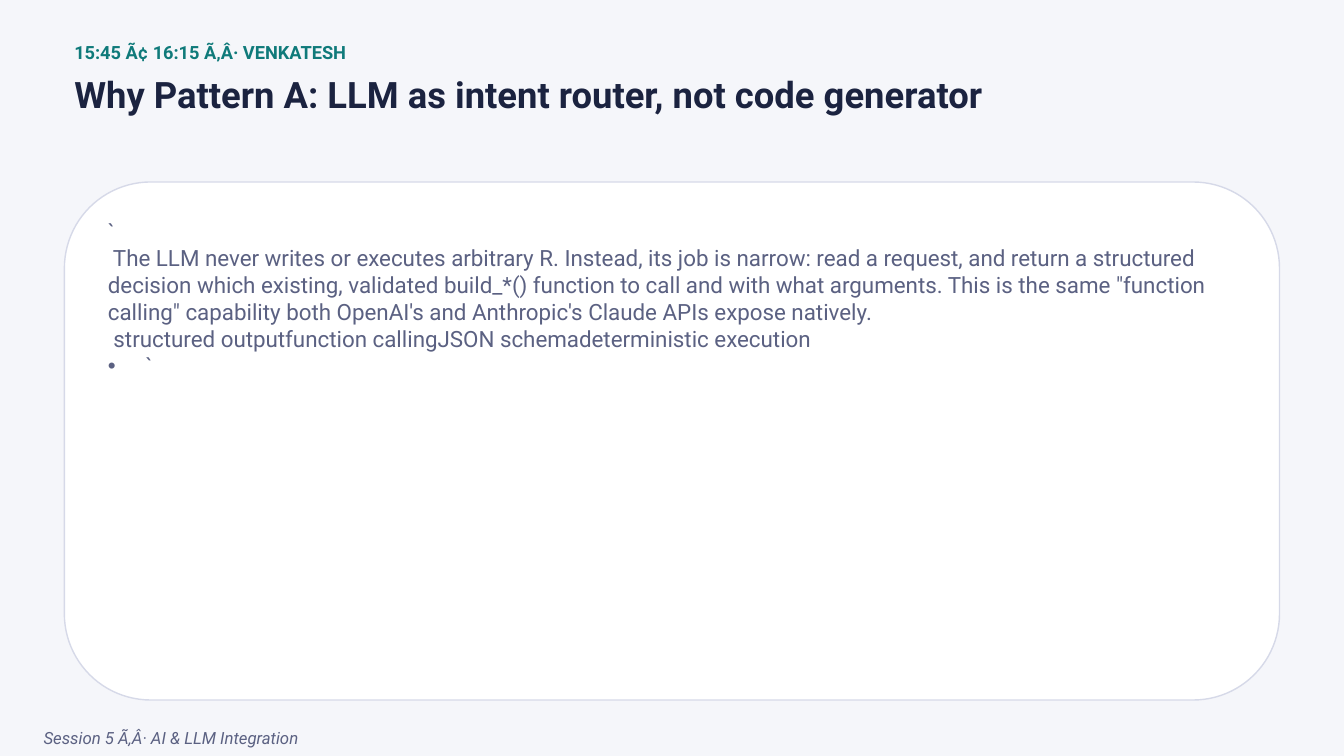
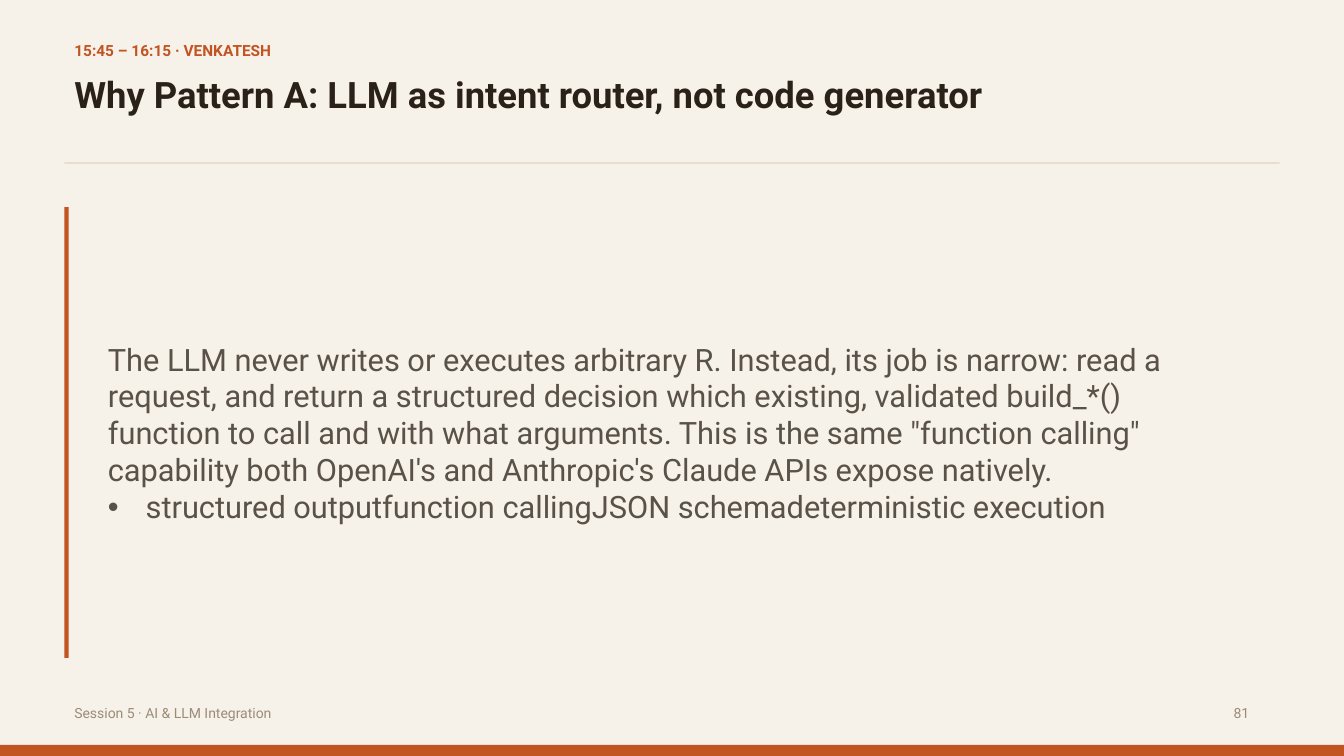
Before and after one commit to itsmdivakaran/IASCT-RShiny-Workshop, a slide deck: slide 80 of IASCT_Shiny_Workshop.pptx (slide 81 before the commit). Drawn at 1344x756 pixels with LibreOffice and Linux fonts; fonts in the diff are those of the drawing. Boxes give left, top, right and bottom in pixels: in the first picture for what was removed or moved away, otherwise in the second. Text is boxed around its words. In the diff, an @@ line names an element or a change of style, - is before the commit and + after.

```diff
--- a/IASCT_Shiny_Workshop.pptx
+++ b/IASCT_Shiny_Workshop.pptx
@@ background #F5F6FA to #F6F1E9 @@
@@ text at [74,45,272,56]: text changed; size 13 to 11 pt; text colour #0F7A7A to #C25422 @@
-15:45 Ã¢ 16:15 Ã‚Â· VENKATESH
+15:45 – 16:15 · VENKATESH
@@ text "Why Pattern A: LLM as ..." at [74,80,982,116]: text colour #1B2340 to #2A2118 @@
@@ rectangle added at [65,162,1280,163], fill #E0D5C3 @@
@@ rounded rectangle removed at [65,182,1280,701] @@
@@ rectangle added at [65,208,69,658], fill #C25422 @@
@@ text "The LLM never writes or ..." at [108,348,1161,525]: vertical alignment top to middle @@
@@ text at [108,348,1161,525]: text changed; size 16 to 22 pt; text colour #5B6182 to #5A5248 @@
-• `
-  The LLM never writes or executes arbitrary R. Instead, its job is narrow: read a request, and return a structured decision which existing, validated build_*() function to call and with what arguments. This is the same "function calling" capability both OpenAI's and Anthropic's Claude APIs expose natively.
-  structured outputfunction callingJSON schemadeterministic execution
-  `
+• The LLM never writes or executes arbitrary R. Instead, its job is narrow: read a request, and return a structured decision which existing, validated build_*() function to call and with what arguments. This is the same "function calling" capability both OpenAI's and Anthropic's Claude APIs expose natively.
+  structured outputfunction callingJSON schemadeterministic execution
@@ text at [74,708,271,721]: text changed; size 12 to 10 pt; text colour #5B6182 to #9B8C79; italic off @@
-Session 5 Ã‚Â· AI & LLM Integration
+Session 5 · AI & LLM Integration
@@ text added at [1234,708,1250,718], 10 pt, text #9B8C79 @@
+81
@@ rectangle added at [0,745,1344,756], fill #C25422 @@
```
Also in this commit, not shown: 105 other slides changed, 2 slides removed.
